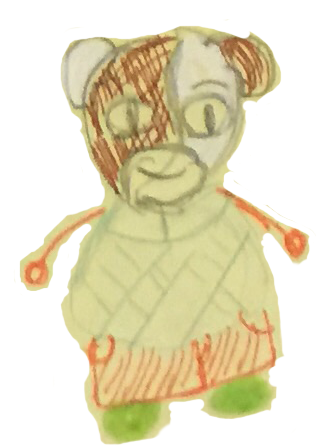
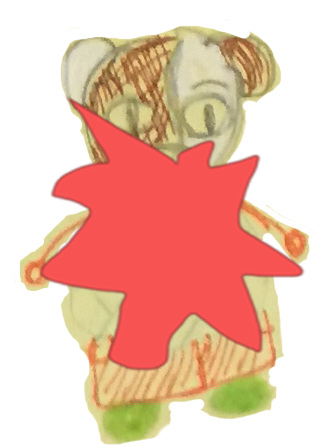
Before/after of a 316 × 447 layered artwork. What changed in the layer stack:
added layer "Layer 4 copy" above "Layer 4" over (38, 94, 306, 372)
